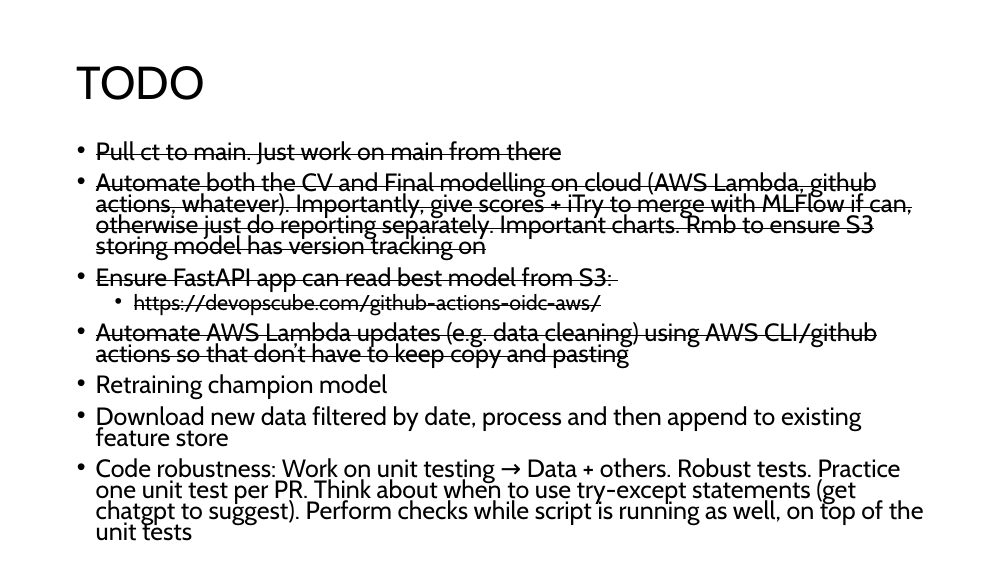
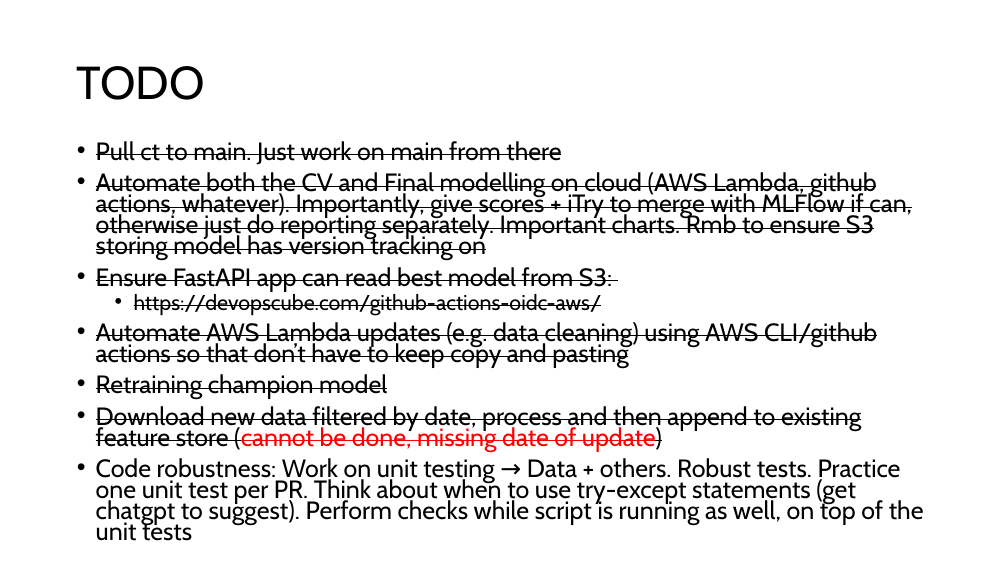
Before and after one commit to ziyu-toh/hdb-resale-prediction, a slide deck: slide 6 of docs/Architecture Overview.pptx. Drawn at 1008x567 pixels with LibreOffice and Linux fonts; fonts in the diff are those of the drawing. Boxes give left, top, right and bottom in pixels: in the first picture for what was removed or moved away, otherwise in the second. Text is boxed around its words. In the diff, an @@ line names an element or a change of style, - is before the commit and + after.

Commit message:
removed the deployment of retraining script within the data processing yml file

```diff
--- a/docs/Architecture Overview.pptx
+++ b/docs/Architecture Overview.pptx
@@ text at (96, 374, 387, 399): strikethrough on in "Retraining champion model" @@
@@ text at (96, 406, 861, 451): text changed @@
-• Download new data filtered by date, process and then append to existing feature store
+• Download new data filtered by date, process and then append to existing feature store (cannot be done, missing date of update)
```
Also in this commit, not shown: 3 other slides changed, 1 other file.
